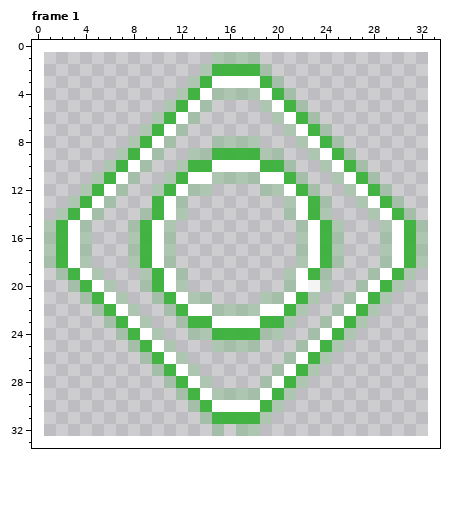
Pixel-art file -- Assets/Sprites/shooter.aseprite. This is how it looked before the edit.
32x32 pixels, 3 frames. Shown: frame 1. The old version is drawn lined up with the new one, on the new canvas.
After the commit:
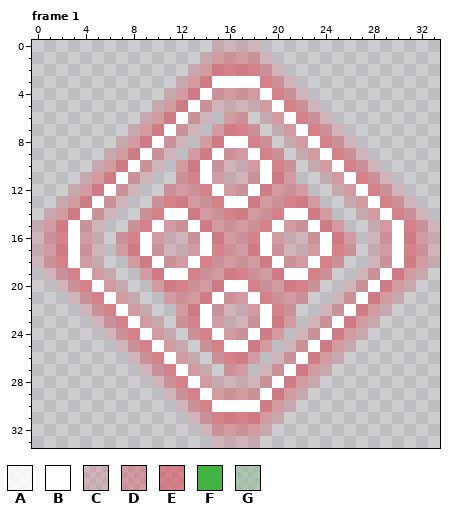
Palette (. is transparent): A #ffffffd4  B #ffffff  C #d9576335  D #d957636f  E #d95763a5  F #3bb13bf1  G #8cbd917e
The edit:
canvas 32x32 -> 34x34, the old top-left corner now at 1,1
Changed rows in their new state; - is an unchanged pixel.
Frame 1:
first column x 0:
 0 ---------------CCCC---------------
 1 --------------CDDDDC--------------
 2 -------------CDEEEEDC-------------
 3 ------------CDE----EDC------------
 4 -----------CDE-DDDD-EDC-----------
 5 ----------CDE-DCCCCD-EDC----------
 6 ---------CDE-DC-DD-CD-EDC---------
 7 --------CDE-DC-DEED-CD-EDC--------
 8 -------CDE-DC-DEBBED-CD-EDC-------
 9 ------CDE-DC-DEBDDBED-CD-EDC------
10 -----CDE-DC-DEBDCCDBED-CD-EDC-----
11 ----CDE-DC-.DE-DCCD-ED.-CD-EDC----
12 ---CDE-DC-.DDDEBDDBEDDD.-CD-EDC---
13 --CDE-DC--DEEDDEBBEDDEED.-CD-EDC--
14 -CDE-DC--DE-BEDDEEDDEB-ED--CD-EDC-
15 CDE-DC--DE-DDBEDDDDEBDD-ED--CD-EDC
16 CDE-DC-DEBDCCDBEDDEBDCCDBED-CD-EDC
17 CDE-DC-DEBDCCDBEDDEBDCCDBED-CD-EDC
18 CDE-DC--DE-DDBEDDDDEBDD-ED--CD-EDC
19 -CDE-DC--DE-BEDDEEDDEB-ED--CD-EDC-
20 --CDE-DC-.DEEDDEBBEDDEED.-CD-EDC--
21 ---CDE-DC-.DDDEBDDBEDDD.-CD-EDC---
22 ----CDE-DC-.DE-DCCD-ED.-CD-EDC----
23 -----CDE-DC-DEBDCCDBED-CD-EDC-----
24 ------CDE-DC-DEBDDBED-CD-EDC------
25 -------CDE-DC-DEBBED-CD-EDC-------
26 --------CDE-DC-DEED-CD-EDC--------
27 ---------CDE-DC-DD-CD-EDC---------
28 ----------CDE-DCCCCD-EDC----------
29 -----------CDE-DDDD-EDC-----------
30 ------------CDE----EDC------------
31 -------------CDEEEEDC-------------
32 --------------CDDDDC--------------
33 ---------------CCCC---------------
